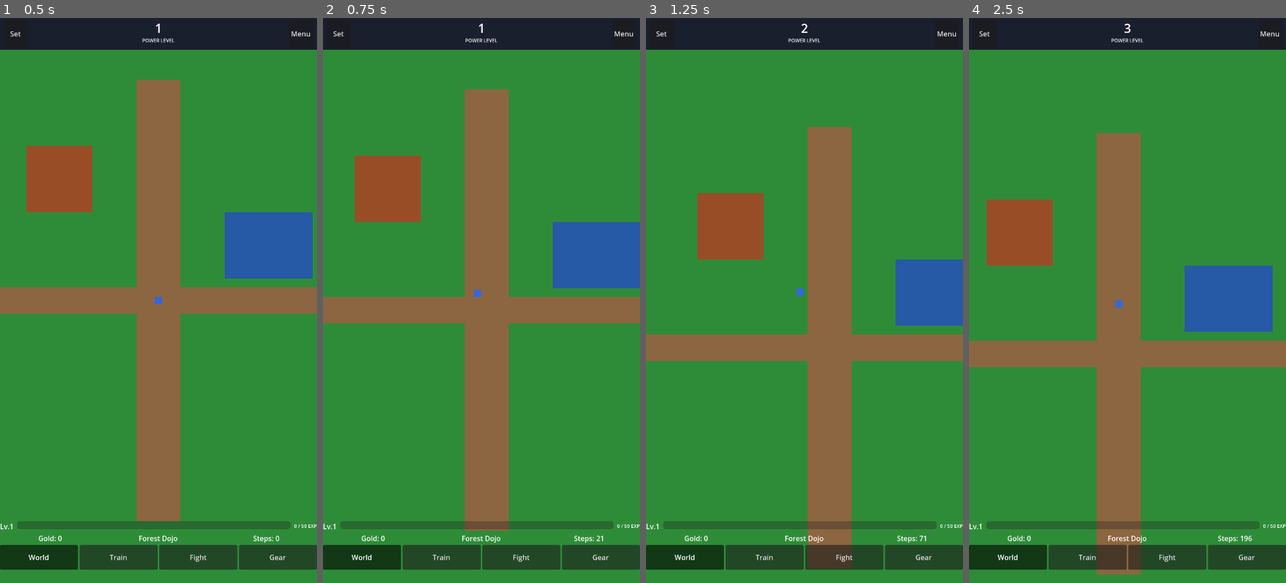
Above: before the commit, frames 1-4 (left to right).
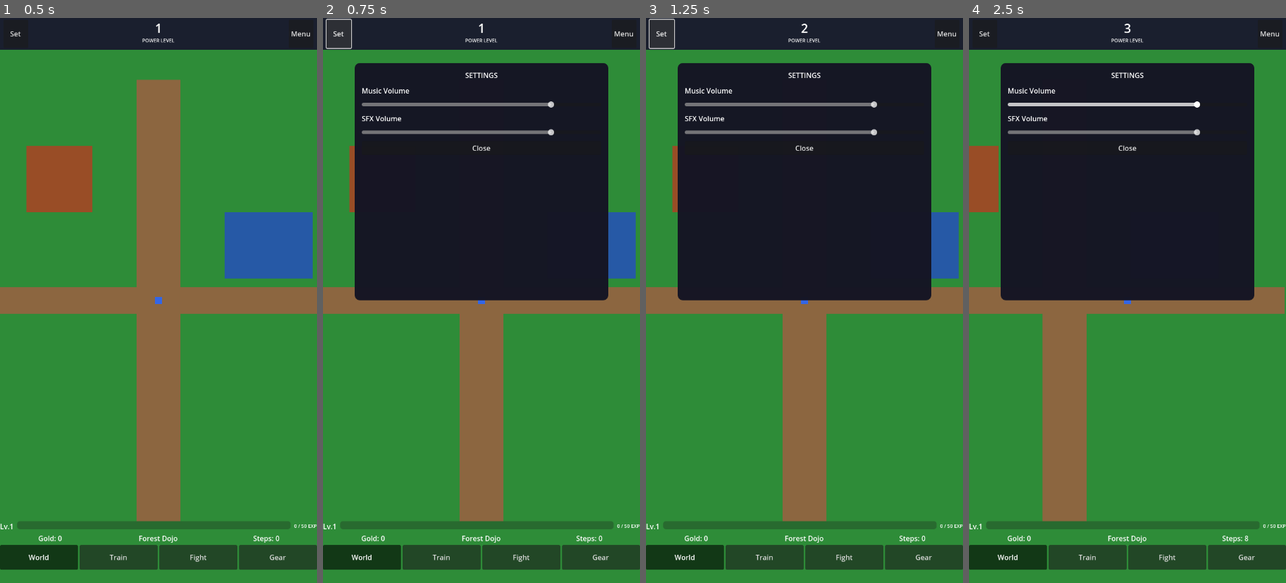
Above: after the commit, the same moments.

Repository: LeatherSpoon/Sharp_Apples
Game: Godot game, scene res://scenes/main.tscn
Two runs of this game, one before a commit and one after it. Both use one fixed random seed, a clock stepped at 60 frames per second and the inputs below.
Inputs (mouse positions are in pixels of both pictures, inside the frame that each line leads up to):
- Up to frame 1 (0.5 s): no input
- Up to frame 2 (0.75 s): click "Set" at 0.5 s
- Up to frame 3 (1.25 s): no input
- Up to frame 4 (2.5 s): move the mouse to (1197, 272) at 1.27 s; hold D (ui_right) 1.28-2 s; click (1197, 272) at 1.42 s; drag from (1064, 328) to (1111, 413) at 2.02 s

Frame 1 is identical in both runs. In frame 2, 38% of the frame differs, in the area x 0-100%, y 0-93%; in frame 3, 48%; in frame 4, 53%, in the area x 0-100%, y 8-99%.

Commit message:
Fix button clicks, add hold-to-move, fix pedometer counting
- Fix buttons unclickable: VirtualJoystick was covering full screen with
  MOUSE_FILTER_PASS, intercepting all clicks before buttons could receive
  them. Changed to MOUSE_FILTER_IGNORE so it never blocks UI input.
- Change mouse to hold-to-move: holding left button walks player toward
  cursor direction continuously. Releasing stops movement. Clicking
  buttons works normally since _unhandled_input only fires for events
  not consumed by the UI.
- Make iOS joystick invisible: removed BaseRing/Thumb visuals entirely.
  Touch hold-to-move works the same way — hold finger and drag direction
  from initial touch point.
- Fix pedometer: was counting speed*time (~100 steps/sec). Now counts
  actual distance traveled: 1 step per 16 pixels (1 tile width).

https://claude.ai/code/session_019g37XmN7NQkVS2A58MmEEn

Diff:
--- a/godot/scenes/main.tscn
+++ b/godot/scenes/main.tscn
@@ -253,21 +253,6 @@
 mouse_filter = 2
 script = ExtResource("5_joystick")
 
-[node name="BaseRing" type="ColorRect" parent="UILayer/UI/VirtualJoystick"]
-visible = false
-offset_left = 40.0
-offset_top = 900.0
-offset_right = 180.0
-offset_bottom = 1040.0
-color = Color(1.0, 1.0, 1.0, 0.15)
-
-[node name="Thumb" type="ColorRect" parent="UILayer/UI/VirtualJoystick/BaseRing"]
-offset_left = 45.0
-offset_top = 45.0
-offset_right = 95.0
-offset_bottom = 95.0
-color = Color(1.0, 1.0, 1.0, 0.4)
-
 [node name="TrainingPanel" type="PanelContainer" parent="UILayer/UI"]
 unique_name_in_owner = true
 visible = false
--- a/godot/scripts/autoload/game_state.gd
+++ b/godot/scripts/autoload/game_state.gd
@@ -99,12 +99,12 @@
 
 
 # ---- Movement ----
+# Pedometer steps are now added directly by the player script
+# based on actual distance traveled (1 step per 16px tile).
 
-func tick_movement(elapsed_seconds: float) -> float:
-	var spd := speed.effective_speed()
-	var steps := spd * elapsed_seconds
-	currencies.pedometer.add_steps(steps)
-	return steps
+func tick_movement(_elapsed_seconds: float) -> float:
+	# Kept for API compatibility; player now handles step counting directly.
+	return 0.0
 
 
 # ---- Pedometer spend ----
--- a/godot/scripts/overworld/player.gd
+++ b/godot/scripts/overworld/player.gd
@@ -1,54 +1,59 @@
 extends CharacterBody2D
 ## Player character — handles movement via keyboard + touch + virtual joystick,
-## generates pedometer steps while moving.
+## generates pedometer steps based on actual distance traveled.
 
 const MOVE_SPEED: float = 200.0
+const PIXELS_PER_STEP: float = 16.0
 
-var _touch_target: Vector2 = Vector2.ZERO
-var _is_touch_moving: bool = false
 var _joystick_dir: Vector2 = Vector2.ZERO
+var _mouse_held: bool = false
+var _mouse_world_pos: Vector2 = Vector2.ZERO
+var _prev_position: Vector2 = Vector2.ZERO
+var _distance_accumulator: float = 0.0
 
 
 func _ready() -> void:
-	_touch_target = global_position
+	_prev_position = global_position
 
 
 func set_joystick_direction(dir: Vector2) -> void:
 	_joystick_dir = dir
-	if dir.length() > 0.1:
-		_is_touch_moving = false
 
 
-func _physics_process(delta: float) -> void:
+func _physics_process(_delta: float) -> void:
 	var input_dir := Vector2.ZERO
 
 	# Keyboard input (WASD + arrows)
 	input_dir = Input.get_vector("ui_left", "ui_right", "ui_up", "ui_down")
 
-	# Virtual joystick (mobile)
+	# Virtual joystick (mobile hold-to-move)
 	if input_dir == Vector2.ZERO and _joystick_dir.length() > 0.1:
 		input_dir = _joystick_dir
 
-	# Touch/tap-to-move (fallback for mobile)
-	if _is_touch_moving and input_dir == Vector2.ZERO:
-		var diff := _touch_target - global_position
-		if diff.length() > 4.0:
+	# Mouse hold-to-move: walk toward cursor while held
+	if _mouse_held and input_dir == Vector2.ZERO:
+		var diff := _mouse_world_pos - global_position
+		if diff.length() > 8.0:
 			input_dir = diff.normalized()
-		else:
-			_is_touch_moving = false
 
 	velocity = input_dir * MOVE_SPEED
 	move_and_slide()
 
-	# Generate pedometer steps while moving
-	if velocity.length() > 1.0:
-		GameState.tick_movement(delta)
+	# Pedometer: count actual distance traveled in tiles (16px = 1 step)
+	var distance_moved := global_position.distance_to(_prev_position)
+	_prev_position = global_position
+	if distance_moved > 0.1:
+		_distance_accumulator += distance_moved
+		while _distance_accumulator >= PIXELS_PER_STEP:
+			_distance_accumulator -= PIXELS_PER_STEP
+			GameState.currencies.pedometer.add_steps(1.0)
 
 
 func _unhandled_input(event: InputEvent) -> void:
-	if event is InputEventScreenTouch and event.pressed:
-		_touch_target = get_canvas_transform().affine_inverse() * event.position
-		_is_touch_moving = true
-	elif event is InputEventMouseButton and event.pressed and event.button_index == MOUSE_BUTTON_LEFT:
-		_touch_target = get_canvas_transform().affine_inverse() * event.position
-		_is_touch_moving = true
+	# Mouse hold-to-move (desktop): hold left button to walk toward cursor
+	if event is InputEventMouseButton and event.button_index == MOUSE_BUTTON_LEFT:
+		_mouse_held = event.pressed
+		if event.pressed:
+			_mouse_world_pos = get_canvas_transform().affine_inverse() * event.position
+	elif event is InputEventMouseMotion and _mouse_held:
+		_mouse_world_pos = get_canvas_transform().affine_inverse() * event.position
--- a/godot/scripts/overworld/virtual_joystick.gd
+++ b/godot/scripts/overworld/virtual_joystick.gd
@@ -1,15 +1,12 @@
 extends Control
 ## Virtual joystick for mobile/touch input (iOS + Android).
+## Invisible — no visual feedback. Hold-to-move: while finger is held down,
+## the player moves in the direction from the initial touch point to the finger.
 ## Emits a direction vector that the player script reads each frame.
-## Shows only when a touch is active in the joystick area.
 
 signal joystick_input(direction: Vector2)
 
-@onready var base_ring: ColorRect = $BaseRing
-@onready var thumb: ColorRect = $BaseRing/Thumb
-
-const JOYSTICK_RADIUS: float = 60.0
-const DEAD_ZONE: float = 0.15
+const DEAD_ZONE: float = 20.0
 
 var _active_finger: int = -1
 var _center: Vector2 = Vector2.ZERO
@@ -17,8 +14,8 @@
 
 
 func _ready() -> void:
-	base_ring.visible = false
-	mouse_filter = Control.MOUSE_FILTER_PASS
+	# IGNORE so this never blocks button clicks
+	mouse_filter = Control.MOUSE_FILTER_IGNORE
 
 
 func get_output() -> Vector2:
@@ -28,40 +25,26 @@
 func _input(event: InputEvent) -> void:
 	if event is InputEventScreenTouch:
 		if event.pressed and _active_finger == -1:
-			# Only capture if touch is in the lower-left quadrant of the screen
-			var vp_size := get_viewport_rect().size
-			if event.position.x < vp_size.x * 0.5 and event.position.y > vp_size.y * 0.4:
-				_active_finger = event.index
-				_center = event.position
-				base_ring.global_position = _center - base_ring.size * 0.5
-				base_ring.visible = true
-				_update_thumb(event.position)
+			_active_finger = event.index
+			_center = event.position
+			_update_direction(event.position)
 		elif not event.pressed and event.index == _active_finger:
 			_release()
 
 	elif event is InputEventScreenDrag and event.index == _active_finger:
-		_update_thumb(event.position)
+		_update_direction(event.position)
 
 
-func _update_thumb(touch_pos: Vector2) -> void:
+func _update_direction(touch_pos: Vector2) -> void:
 	var diff := touch_pos - _center
-	var dist := diff.length()
-	if dist > JOYSTICK_RADIUS:
-		diff = diff.normalized() * JOYSTICK_RADIUS
-
-	thumb.position = (base_ring.size * 0.5) + diff - (thumb.size * 0.5)
-
-	var normalized := diff / JOYSTICK_RADIUS
-	if normalized.length() < DEAD_ZONE:
+	if diff.length() < DEAD_ZONE:
 		_output = Vector2.ZERO
 	else:
-		_output = normalized
+		_output = diff.normalized()
 	joystick_input.emit(_output)
 
 
 func _release() -> void:
 	_active_finger = -1
 	_output = Vector2.ZERO
-	base_ring.visible = false
-	thumb.position = (base_ring.size - thumb.size) * 0.5
 	joystick_input.emit(Vector2.ZERO)
